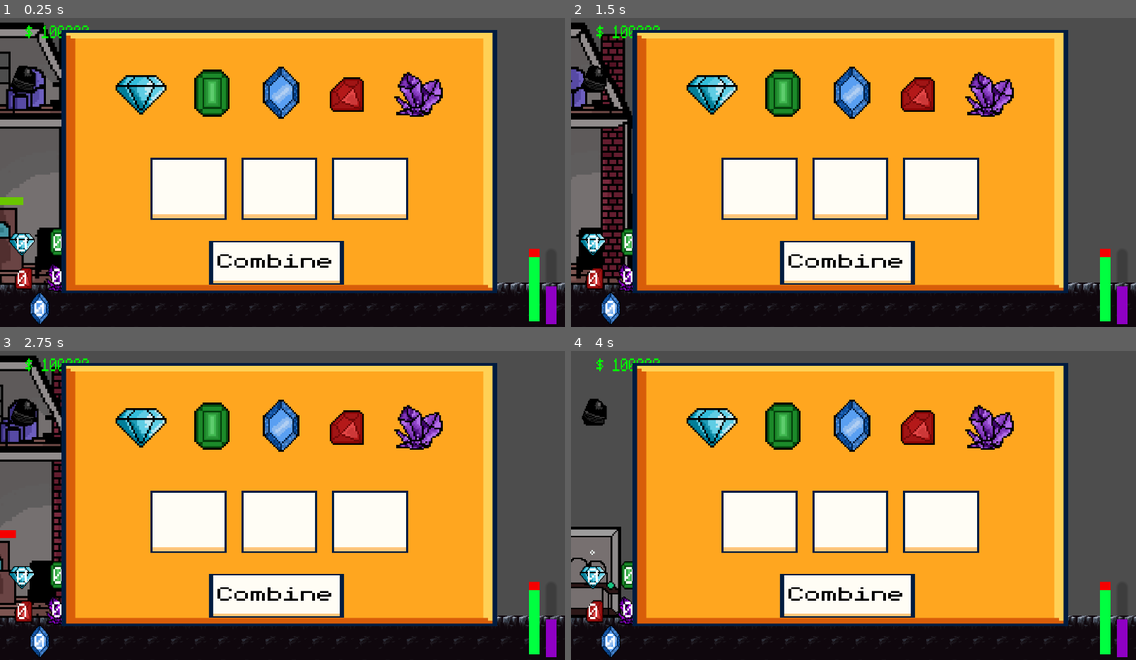
Above: before the commit, frames 1-4 (two rows, left to right).
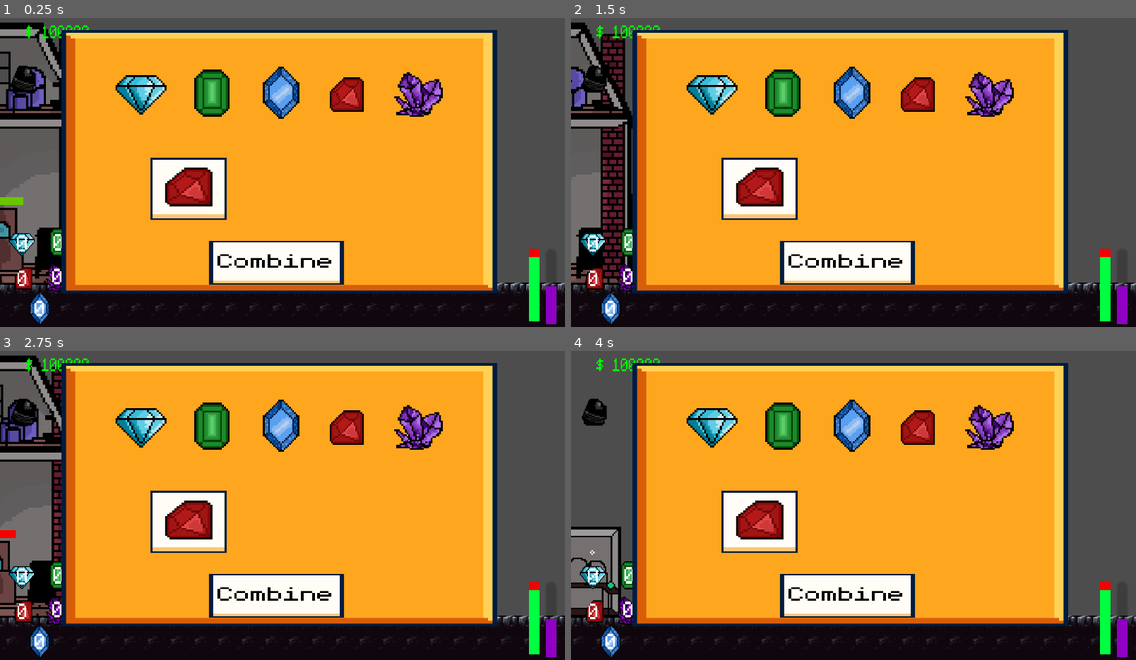
Above: after the commit, the same moments.

Repository: Jrees98/Pirate_Jam_15
Game: Godot game, scene res://Scenes/main.tscn
The game is run twice, just before and just after one commit, with the same random seed, the same clock (stepped at 60 frames per second) and the same inputs. The project has no main scene, so this scene is started directly.
Inputs (mouse positions are in pixels of both pictures, inside the frame that each line leads up to):
- Up to frame 1 (0.25 s): no input
- Up to frame 2 (1.5 s): click (847, 262) at 0.52 s; tap Enter at 1.25 s; move the mouse to (977, 150) at 1.27 s; hold D (move_right) from 1.28 s (still down); hold E (interact) from 1.28 s (still down)
- Up to frame 3 (2.75 s): move the mouse to (169, 517) at 2.02 s; release D (move_right) at 2.03 s; release E (interact) at 2.03 s; hold A (move_left) from 2.03 s (still down); tap M (minecart) at 2.1 s
- Up to frame 4 (4 s): move the mouse to (910, 431) at 2.77 s; release A (move_left) at 2.78 s; hold E (interact) 2.78-3.53 s; hold D (move_right) from 2.78 s (still down); move the mouse to (825, 564) at 3.52 s; tap M (minecart) at 3.6 s

The runs differ from the first frame. In frame 1, 6.4% of the frame differs, in the area x 29-73%, y 45-66%; in frame 2, 6.4%; in frame 3, 6.4%; in frame 4, 6.4%.

Commit message:
ui actually finished now

Diff:
--- a/Scenes/alchemist.tscn
+++ b/Scenes/alchemist.tscn
@@ -10,6 +10,7 @@
 [ext_resource type="Texture2D" uid="uid://pdom4vs0mqf6" path="res://Assets/Untitled 20.png" id="8_jcdsr"]
 [ext_resource type="Texture2D" uid="uid://bfpoipcw1glka" path="res://Assets/Untitled 15.png" id="9_xaolf"]
 [ext_resource type="Texture2D" uid="uid://s4ufnhdi0b5q" path="res://Assets/Untitled 19.png" id="10_pi2m2"]
+[ext_resource type="Texture2D" uid="uid://dfso8pcd2fm5q" path="res://Assets/UI_Flat_Select_01a2.png" id="11_5pxak"]
 
 [sub_resource type="AtlasTexture" id="AtlasTexture_1qv2i"]
 atlas = ExtResource("1_17htp")
@@ -181,15 +182,25 @@
 scale = Vector2(9.71875, 7.9375)
 texture = ExtResource("6_0huyd")
 
-[node name="Slot2" type="Sprite2D" parent="CanvasLayer/Panel/Background/Slots"]
-position = Vector2(1139, 732.875)
-scale = Vector2(9.71875, 7.9375)
-texture = ExtResource("6_0huyd")
-
-[node name="Slot3" type="Sprite2D" parent="CanvasLayer/Panel/Background/Slots"]
-position = Vector2(1509.1, 732.875)
-scale = Vector2(9.71875, 7.9375)
-texture = ExtResource("6_0huyd")
+[node name="Diamond" type="Sprite2D" parent="CanvasLayer/Panel/Background/Slots/Slot1"]
+visible = false
+texture = ExtResource("4_ojbbq")
+
+[node name="Emerald" type="Sprite2D" parent="CanvasLayer/Panel/Background/Slots/Slot1"]
+visible = false
+texture = ExtResource("4_mrn3j")
+
+[node name="Sapphire" type="Sprite2D" parent="CanvasLayer/Panel/Background/Slots/Slot1"]
+visible = false
+texture = ExtResource("8_jcdsr")
+
+[node name="Ruby" type="Sprite2D" parent="CanvasLayer/Panel/Background/Slots/Slot1"]
+position = Vector2(-1.94428, -2)
+texture = ExtResource("9_xaolf")
+
+[node name="Amethyst" type="Sprite2D" parent="CanvasLayer/Panel/Background/Slots/Slot1"]
+visible = false
+texture = ExtResource("10_pi2m2")
 
 [node name="Gems" type="Node" parent="CanvasLayer/Panel/Background"]
 
@@ -210,6 +221,12 @@
 theme_override_styles/disabled = SubResource("StyleBoxEmpty_g88vb")
 theme_override_styles/focus = SubResource("StyleBoxEmpty_w5npe")
 
+[node name="selector" type="Sprite2D" parent="CanvasLayer/Panel/Background/Gems/Diamond"]
+visible = false
+position = Vector2(0.625, 0)
+scale = Vector2(1.125, 1.12247)
+texture = ExtResource("11_5pxak")
+
 [node name="Emerald" type="Sprite2D" parent="CanvasLayer/Panel/Background/Gems"]
 position = Vector2(865, 350)
 scale = Vector2(8, 8.018)
@@ -226,6 +243,12 @@
 theme_override_styles/disabled = SubResource("StyleBoxEmpty_h5vfw")
 theme_override_styles/focus = SubResource("StyleBoxEmpty_esc2x")
 
+[node name="selector2" type="Sprite2D" parent="CanvasLayer/Panel/Background/Gems/Emerald"]
+visible = false
+position = Vector2(-0.25, -1.2472)
+scale = Vector2(1.125, 1.12247)
+texture = ExtResource("11_5pxak")
+
 [node name="Sapphire" type="Sprite2D" parent="CanvasLayer/Panel/Background/Gems"]
 position = Vector2(1150, 340)
 scale = Vector2(7.03976, 7.05642)
@@ -242,6 +265,12 @@
 theme_override_styles/disabled = SubResource("StyleBoxEmpty_2wvsg")
 theme_override_styles/focus = SubResource("StyleBoxEmpty_r65lc")
 
+[node name="selector3" type="Sprite2D" parent="CanvasLayer/Panel/Background/Gems/Sapphire"]
+visible = false
+position = Vector2(-0.284103, 0)
+scale = Vector2(1.27845, 1.27543)
+texture = ExtResource("11_5pxak")
+
 [node name="Ruby" type="Sprite2D" parent="CanvasLayer/Panel/Background/Gems"]
 position = Vector2(1400, 340)
 scale = Vector2(7.03976, 7.05642)
@@ -258,6 +287,12 @@
 theme_override_styles/disabled = SubResource("StyleBoxEmpty_xequk")
 theme_override_styles/focus = SubResource("StyleBoxEmpty_hbab3")
 
+[node name="selector4" type="Sprite2D" parent="CanvasLayer/Panel/Background/Gems/Ruby"]
+visible = false
+position = Vector2(3.12511, 0)
+scale = Vector2(1.27845, 1.27543)
+texture = ExtResource("11_5pxak")
+
 [node name="Amethyst" type="Sprite2D" parent="CanvasLayer/Panel/Background/Gems"]
 position = Vector2(1700, 340)
 scale = Vector2(7.03976, 7.05642)
@@ -274,5 +309,11 @@
 theme_override_styles/disabled = SubResource("StyleBoxEmpty_y56bu")
 theme_override_styles/focus = SubResource("StyleBoxEmpty_7s6ip")
 
+[node name="selector5" type="Sprite2D" parent="CanvasLayer/Panel/Background/Gems/Amethyst"]
+visible = false
+position = Vector2(0.142044, 0)
+scale = Vector2(1.27845, 1.27543)
+texture = ExtResource("11_5pxak")
+
 [connection signal="body_entered" from="." to="." method="_on_body_entered"]
 [connection signal="body_exited" from="." to="." method="_on_body_exited"]
Not shown: 1 places in Scenes/alchemist.tscn that only renumber resources
